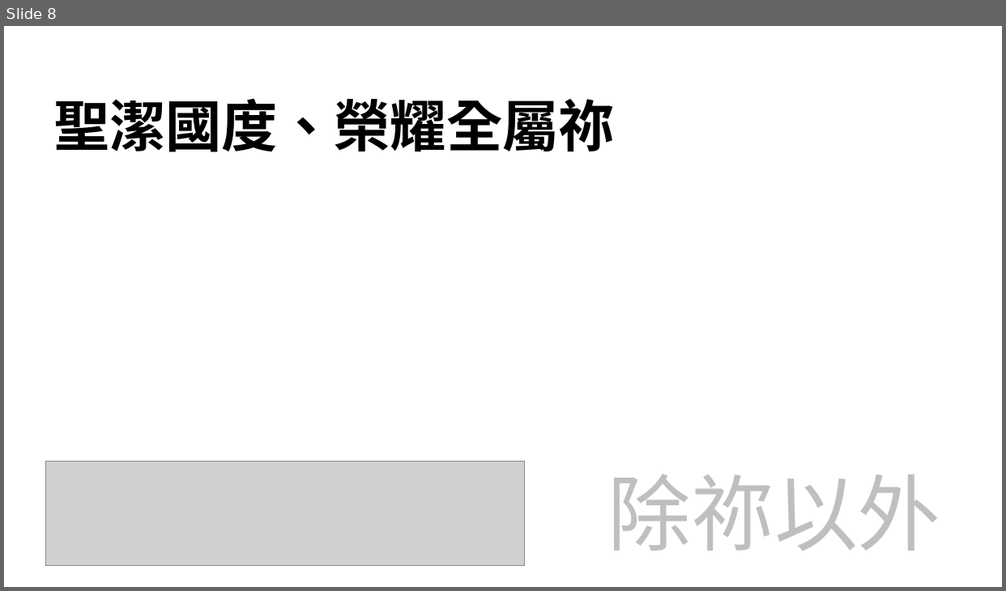
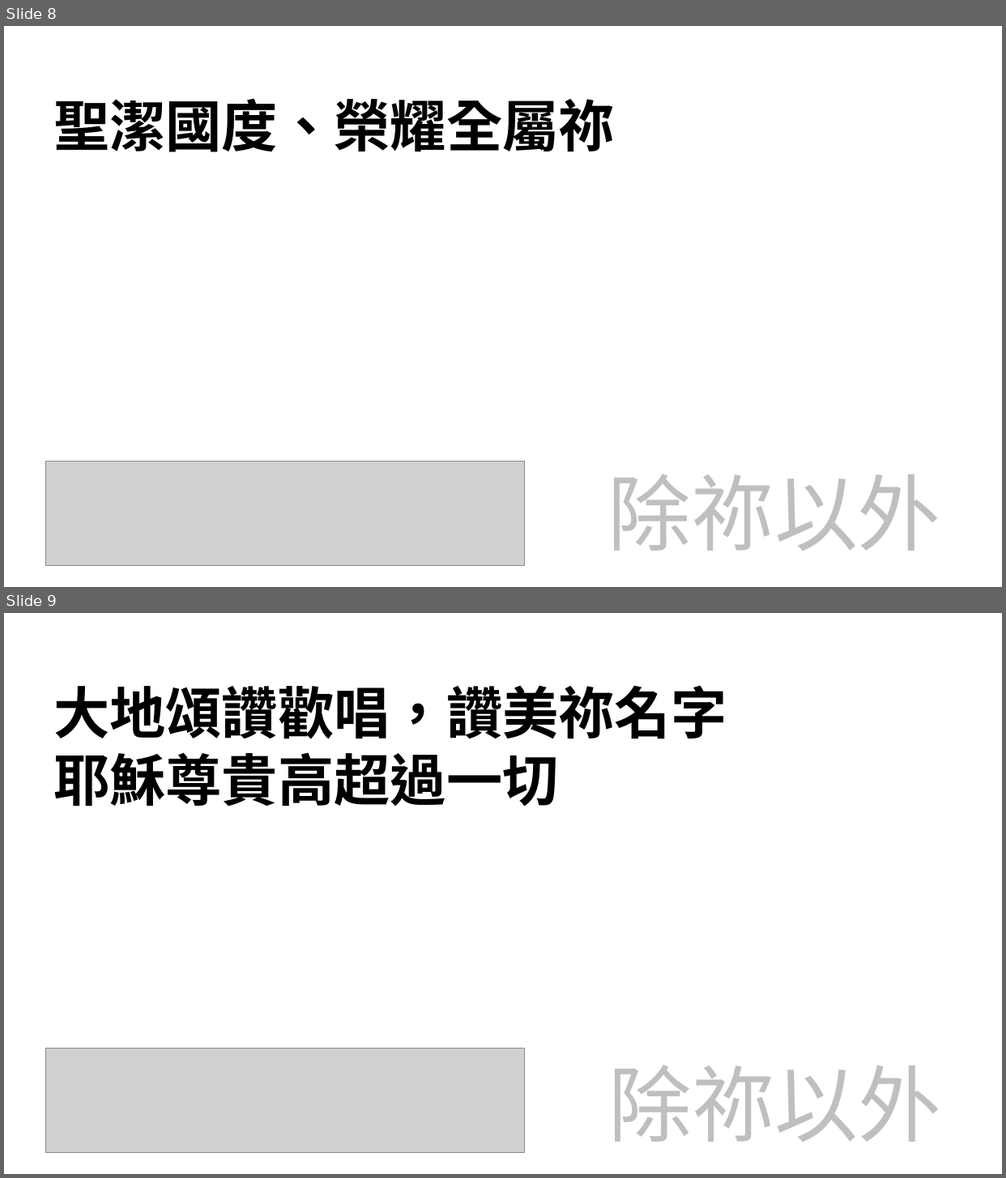
Before and after one commit to pangyan/ridiculands-references, a slide deck: hymns/20171008.pptx. Shown one above the other, each under a label of ours: slide 8 before the commit, slides 8 and 9 after it. The pictures are 1006x591 and 1006x1178 pixels, drawn with LibreOffice and Linux fonts; fonts in the diff are those of the drawing; grey boxes stand for pictures. Boxes give left, top, right and bottom in pixels: in the first picture for what was removed or moved away, otherwise in the second. Text is boxed around its words. In the diff, an @@ line names an element or a change of style, - is before the commit and + after.

```diff
--- a/hymns/20171008.pptx
+++ b/hymns/20171008.pptx
@@ slide 9 added at (4, 613, 1002, 1174), background #FFFFFF @@
@@ text added at (53, 685, 727, 807), 54 pt, text #000000, bold @@
+大地頌讚歡唱，讚美祢名字
+耶穌尊貴高超過一切
@@ picture added at (46, 1049, 524, 1152) @@
@@ text added at (608, 1065, 941, 1142), 80 pt, text #BFBFBF @@
+除祢以外
```
Also in this commit, not shown: 4 slides changed, 18 other slides added.
